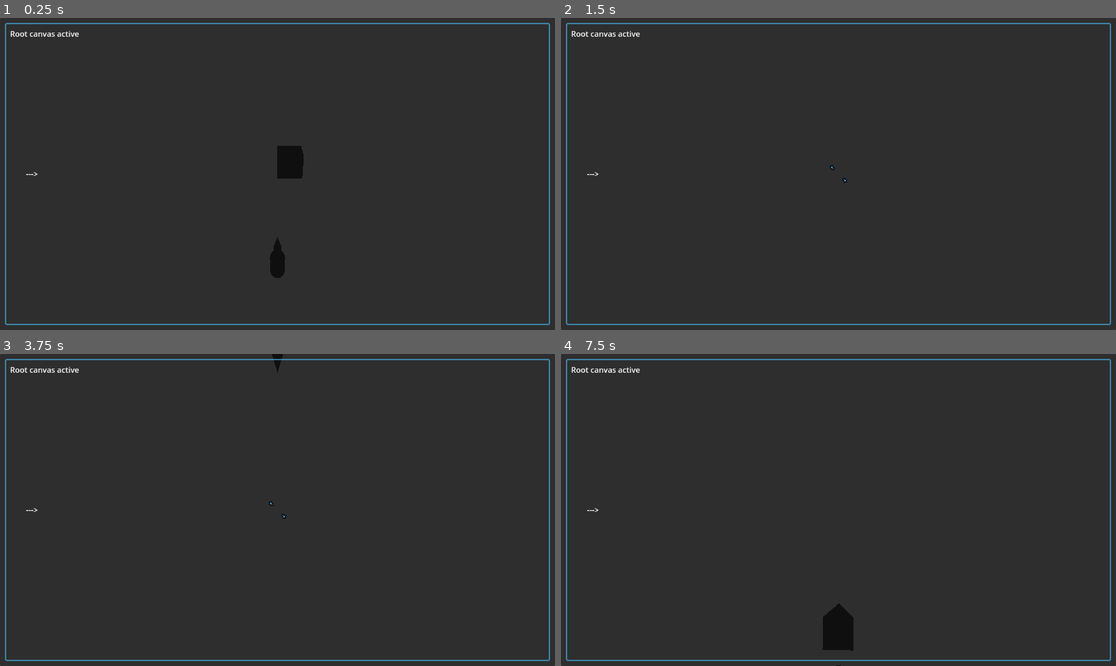
Above: before the commit, frames 1-4 (two rows, left to right).
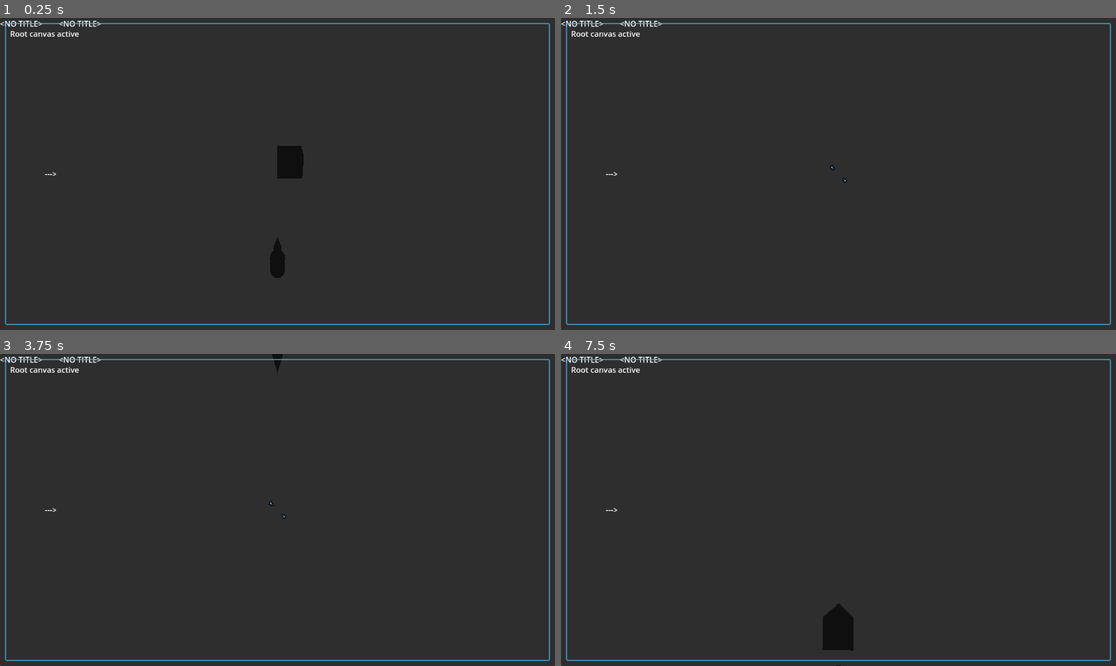
Above: after the commit, the same moments.

Repository: colmenasio/Project_Higanbana
Game: Godot game, scene res://ui/SimpleMachineDisplay/SimpleMachineDisplay.tscn
Two runs of this game, one before a commit and one after it. Both use one fixed random seed, a clock stepped at 60 frames per second and the inputs below. This scene is started directly instead of the project's main scene.
Inputs (mouse positions are in pixels of both pictures, inside the frame that each line leads up to):
- Up to frame 1 (0.25 s): no input
- Up to frame 2 (1.5 s): move the mouse to (810, 236) at 0.52 s; tap Tab (camera_switch_mode) at 0.6 s; click (810, 236) at 0.67 s; tap Space (jump) at 0.77 s; tap Enter at 1.25 s; move the mouse to (877, 177) at 1.27 s; tap Left (camera_top_down_rotate_l) at 1.35 s
- Up to frame 3 (3.75 s): tap Space (jump) at 1.52, 2, 3.02, 3.5 s; move the mouse to (233, 506) at 2.02 s; tap Right (camera_top_down_rotate_r) at 2.1 s; tap Enter at 2.75 s; move the mouse to (283, 510) at 2.77 s; click (283, 510) at 2.85 s; move the mouse to (255, 503) at 3.52 s; hold Right mouse button (mouse_r) from 3.53 s (still down)
- Up to frame 4 (7.5 s): tap Space (jump) at 3.77, 4.52, 5, 6.02, 6.77 s; tap Enter at 4.25 s; move the mouse to (866, 510) at 4.27 s; release Right mouse button (mouse_r) at 4.28 s; tap A (move_a) at 4.35 s; move the mouse to (810, 510) at 5.02 s; tap D (move_d) at 5.1 s; move the mouse to (849, 503) at 5.77 s; tap S (move_s) at 5.85 s; move the mouse to (832, 516) at 6.52 s; tap W (move_w) at 6.6 s; move the mouse to (877, 513) at 7.27 s; tap Tab (camera_switch_mode) at 7.35 s

The runs differ from the first frame. In frame 1, 0.2% of the frame differs, in the area x 0-19%, y 0-51%; in frame 2, 0.2%; in frame 3, 0.2%; in frame 4, 0.2%.

Commit message:
[F] Reworked ItemContainerDisplay

Diff:
--- a/ui/ItemContainerDisplay/ItemContainerDisplay.tscn
+++ b/ui/ItemContainerDisplay/ItemContainerDisplay.tscn
@@ -2,11 +2,24 @@
 
 [ext_resource type="Script" uid="uid://bsfyufgraji1p" path="res://ui/ItemContainerDisplay/item_container_display.gd" id="1_sai34"]
 
-[node name="ItemContainerDisplay" type="GridContainer"]
-custom_minimum_size = Vector2(50, 50)
-offset_left = 10.0
-offset_top = 10.0
-offset_right = 60.0
-offset_bottom = 60.0
+[node name="VBoxContainer" type="VBoxContainer"]
+offset_right = 118.0
+offset_bottom = 27.0
+script = ExtResource("1_sai34")
+
+[node name="TitleContainer" type="MarginContainer" parent="."]
+layout_mode = 2
+
+[node name="Title" type="Label" parent="TitleContainer"]
+layout_mode = 2
+text = "<NO TITLE>"
+
+[node name="ScrollContainer" type="ScrollContainer" parent="."]
+layout_mode = 2
+follow_focus = true
+horizontal_scroll_mode = 0
+vertical_scroll_mode = 0
+
+[node name="GridContainer" type="GridContainer" parent="ScrollContainer"]
+layout_mode = 2
 columns = 5
-script = ExtResource("1_sai34")
--- a/ui/ItemContainerDisplay/item_container_display.gd
+++ b/ui/ItemContainerDisplay/item_container_display.gd
@@ -1,8 +1,24 @@
+@tool
 extends Control
 class_name ItemContainerDisplay
 
 @export var allow_input: bool = true
 @export var allow_output: bool = true
+
+@export var title: String = "<NO TITLE>":
+	set(value):
+		if not self.is_node_ready(): await ready
+		title = value
+		$TitleContainer/Title.text = title
+		if title == "":
+			$TitleContainer.hide()
+
+#@export_group("Conditional Settings", "title_down_padding")
+@export var title_down_padding: int = 0:
+	set(value):
+		if not self.is_node_ready(): await ready
+		title_down_padding = value
+		$TitleContainer.add_theme_constant_override("margin_bottom", value)
 
 var _handle: ItemHandle = ItemHandle.build_invalid()
 var _slots_displays: Array[ItemStackDisplay]
@@ -23,7 +39,8 @@
 		var display = UIFactory.new_item_stack_display()
 		display.bind_callback(self._on_press.bind(slot_index))
 		self._slots_displays.append(display)
-		self.add_child(display)
+		##$ScrollContainer/GridContainer.
+		$ScrollContainer/GridContainer.add_child(display)
 
 func update_display():
 	if not self._handle.is_valid():
--- a/ui/RootCanvas/RootCanvas.tscn
+++ b/ui/RootCanvas/RootCanvas.tscn
@@ -117,15 +117,10 @@
 theme_override_constants/margin_right = 10
 theme_override_constants/margin_bottom = 10
 
-[node name="VBoxContainer" type="VBoxContainer" parent="PermanentUI/Inventory/InventoryPanel/MarginContainer"]
+[node name="ItemContainerDisplay" parent="PermanentUI/Inventory/InventoryPanel/MarginContainer" instance=ExtResource("5_tcuty")]
 layout_mode = 2
-
-[node name="Label" type="Label" parent="PermanentUI/Inventory/InventoryPanel/MarginContainer/VBoxContainer"]
-layout_mode = 2
-text = "Inventory"
-
-[node name="ItemContainerDisplay" parent="PermanentUI/Inventory/InventoryPanel/MarginContainer/VBoxContainer" instance=ExtResource("5_tcuty")]
-layout_mode = 2
+title = "Inventory"
+title_down_padding = 10
 
 [node name="MouseItemStack" type="Control" parent="PermanentUI"]
 anchors_preset = 0
--- a/ui/RootCanvas/root_canvas.gd
+++ b/ui/RootCanvas/root_canvas.gd
@@ -11,7 +11,7 @@
 signal closed_interaction_widget()
 
 func _ready():
-	$PermanentUI/Inventory/InventoryPanel/MarginContainer/VBoxContainer/ItemContainerDisplay.set_handle(Game.get_player().get_inventory())
+	$PermanentUI/Inventory/InventoryPanel/MarginContainer/ItemContainerDisplay.set_handle(Game.get_player().get_inventory())
 
 func _process(_delta: float) -> void:
 	# Transient UI
